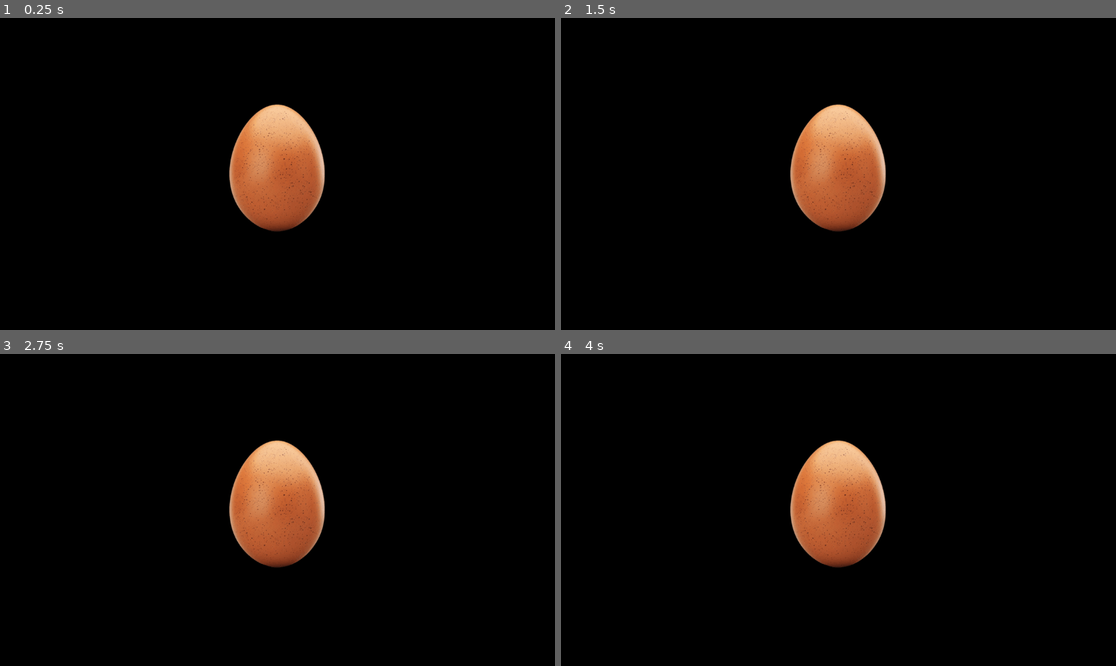
Above: before the commit, frames 1-4 (two rows, left to right).
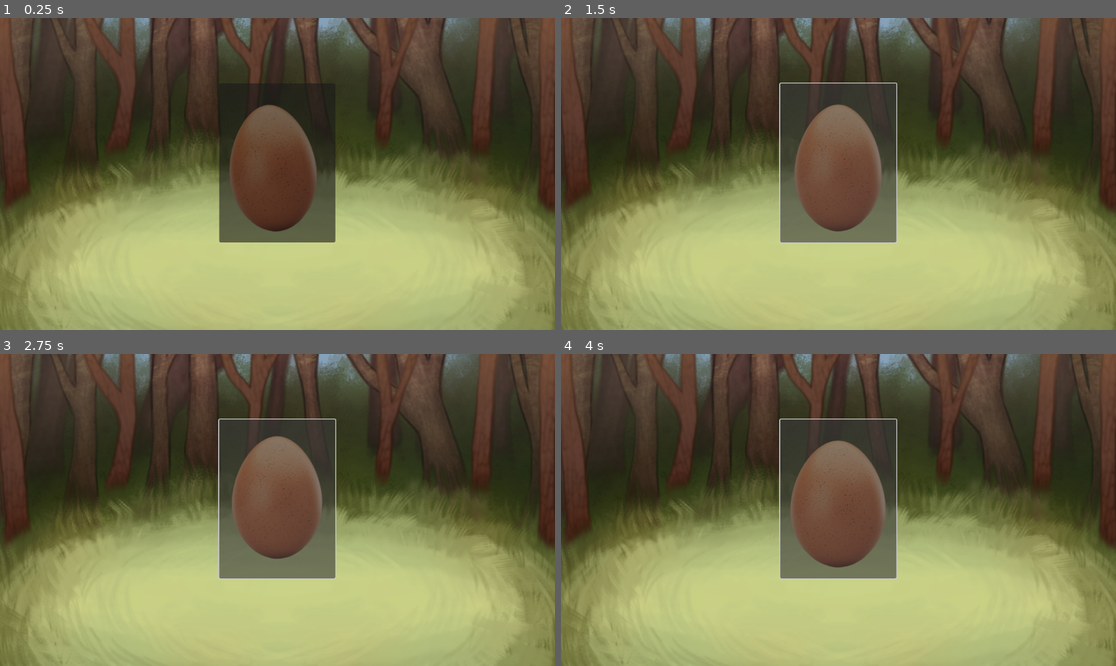
Above: after the commit, the same moments.

Repository: kinteyoi/RunWild3
Game: Godot game, scene res://Entities/Screens/Hatch.tscn
Two runs of this game, one before a commit and one after it. Both use one fixed random seed, a clock stepped at 60 frames per second and the inputs below. The project has no main scene, so this scene is started directly.
Inputs (mouse positions are in pixels of both pictures, inside the frame that each line leads up to):
- Up to frame 1 (0.25 s): no input
- Up to frame 2 (1.5 s): click (838, 161) at 0.52 s; tap Enter (ui_accept) at 1.25 s; hold D (Right) from 1.28 s (still down)
- Up to frame 3 (2.75 s): keep holding D (Right); tap Enter (ui_accept) at 1.52, 2, 2.27 s
- Up to frame 4 (4 s): release D (Right) at 2.78 s; hold A (Left) 2.78-3.53 s; hold D (Right) from 3.53 s (still down); tap Enter (ui_accept) at 3.77 s

The runs differ from the first frame. In frame 1, 100% of the frame differs, in the area x 0-100%, y 0-100%; in frame 2, 100%; in frame 3, 100%; in frame 4, 100%.

Commit message:
Hatch Animations

Diff:
--- a/Entities/Screens/Hatch.tscn
+++ b/Entities/Screens/Hatch.tscn
@@ -1,11 +1,12 @@
-[gd_scene load_steps=6 format=3 uid="uid://dw71wn42kta0q"]
+[gd_scene load_steps=11 format=3 uid="uid://dw71wn42kta0q"]
 
+[ext_resource type="Script" uid="uid://2ej61un2gti7" path="res://Scripts/hatch.gd" id="1_o8joq"]
 [ext_resource type="Texture2D" uid="uid://bl6xon6nle35b" path="res://Assets/Players/pngtree-fresh-single-egg-png-image_12504967.png" id="1_pd4m8"]
+[ext_resource type="Texture2D" uid="uid://c0t0dy1hngdta" path="res://Assets/Environment/runwild_background_home.png" id="3_k7n8x"]
 
 [sub_resource type="Animation" id="Animation_w8xk4"]
 resource_name = "Wiggle"
 length = 1.1
-loop_mode = 1
 step = 0.1
 tracks/0/type = "value"
 tracks/0/imported = false
@@ -58,20 +59,106 @@
 &"WiggleOther": SubResource("Animation_o8joq")
 }
 
+[sub_resource type="Animation" id="Animation_k7n8x"]
+resource_name = "Jump"
+step = 0.1
+tracks/0/type = "value"
+tracks/0/imported = false
+tracks/0/enabled = true
+tracks/0/path = NodePath("PngtreeFreshSingleEggPngImage12504967:position")
+tracks/0/interp = 1
+tracks/0/loop_wrap = true
+tracks/0/keys = {
+"times": PackedFloat32Array(0.2, 0.5, 0.8),
+"transitions": PackedFloat32Array(0.15932018, 1.2745608, 1),
+"update": 0,
+"values": [Vector2(576, 419), Vector2(576, 369), Vector2(576, 419)]
+}
+tracks/1/type = "value"
+tracks/1/imported = false
+tracks/1/enabled = true
+tracks/1/path = NodePath("PngtreeFreshSingleEggPngImage12504967:scale")
+tracks/1/interp = 1
+tracks/1/loop_wrap = true
+tracks/1/keys = {
+"times": PackedFloat32Array(0, 0.2, 0.3, 0.5, 0.7, 0.8, 1),
+"transitions": PackedFloat32Array(1, 1, 1, 1, 1, 1, 1),
+"update": 0,
+"values": [Vector2(1, 1), Vector2(1.123, 0.855), Vector2(0.915, 1), Vector2(0.915, 1), Vector2(0.9, 1), Vector2(1.19, 0.8), Vector2(1, 1)]
+}
+
+[sub_resource type="Animation" id="Animation_wfokv"]
+length = 0.001
+tracks/0/type = "value"
+tracks/0/imported = false
+tracks/0/enabled = true
+tracks/0/path = NodePath("PngtreeFreshSingleEggPngImage12504967:position")
+tracks/0/interp = 1
+tracks/0/loop_wrap = true
+tracks/0/keys = {
+"times": PackedFloat32Array(0),
+"transitions": PackedFloat32Array(1),
+"update": 0,
+"values": [Vector2(576, 419)]
+}
+tracks/1/type = "value"
+tracks/1/imported = false
+tracks/1/enabled = true
+tracks/1/path = NodePath("PngtreeFreshSingleEggPngImage12504967:scale")
+tracks/1/interp = 1
+tracks/1/loop_wrap = true
+tracks/1/keys = {
+"times": PackedFloat32Array(0),
+"transitions": PackedFloat32Array(1),
+"update": 0,
+"values": [Vector2(0.915, 1)]
+}
+
+[sub_resource type="AnimationLibrary" id="AnimationLibrary_bf452"]
+_data = {
+&"Jump": SubResource("Animation_k7n8x"),
+&"RESET": SubResource("Animation_wfokv")
+}
+
 [node name="Hatch" type="Node2D"]
+script = ExtResource("1_o8joq")
 
 [node name="PngtreeFreshSingleEggPngImage12504967" type="Sprite2D" parent="."]
 z_index = 85
 position = Vector2(576, 419)
+scale = Vector2(0.915, 1)
 texture = ExtResource("1_pd4m8")
 offset = Vector2(0, -98)
 
-[node name="ColorRect" type="ColorRect" parent="."]
-offset_right = 1152.0
-offset_bottom = 648.0
-color = Color(0, 0, 0, 1)
+[node name="ColorRect" type="Sprite2D" parent="."]
+position = Vector2(577, 315)
+scale = Vector2(0.63, 0.63)
+texture = ExtResource("3_k7n8x")
 
 [node name="AnimationPlayer" type="AnimationPlayer" parent="."]
 libraries = {
 &"": SubResource("AnimationLibrary_o8joq")
 }
+
+[node name="Wiggle" type="Timer" parent="."]
+wait_time = 3.0
+autostart = true
+
+[node name="Jump" type="AnimationPlayer" parent="."]
+libraries = {
+&"": SubResource("AnimationLibrary_bf452")
+}
+
+[node name="Timer" type="Timer" parent="."]
+wait_time = 2.0
+autostart = true
+
+[node name="Button" type="Button" parent="."]
+z_index = 130
+offset_left = 455.0
+offset_top = 136.0
+offset_right = 696.0
+offset_bottom = 466.0
+
+[connection signal="timeout" from="Wiggle" to="." method="_on_wiggle_timeout"]
+[connection signal="timeout" from="Timer" to="." method="_on_timer_timeout"]
--- /dev/null
+++ b/Scripts/hatch.gd
@@ -0,0 +1,24 @@
+extends Node2D
+@onready var animation_player: AnimationPlayer = $AnimationPlayer
+@onready var jump: AnimationPlayer = $Jump
+
+func _ready() -> void:
+	wiggle()
+
+func _on_wiggle_timeout() -> void:
+	wiggle()
+func wiggle():
+	var rand_anim = randi_range(0, 1)
+	var rand_speed = randf_range(.8, 2)
+	animation_player.speed_scale = rand_speed
+	if rand_anim == 0:
+		animation_player.play("Wiggle")
+	else:
+		animation_player.play("WiggleOther")
+
+
+func _on_timer_timeout() -> void:
+	jumping()
+
+func jumping():
+	jump.play("Jump")
Not shown, added: Scripts/hatch.gd.uid
